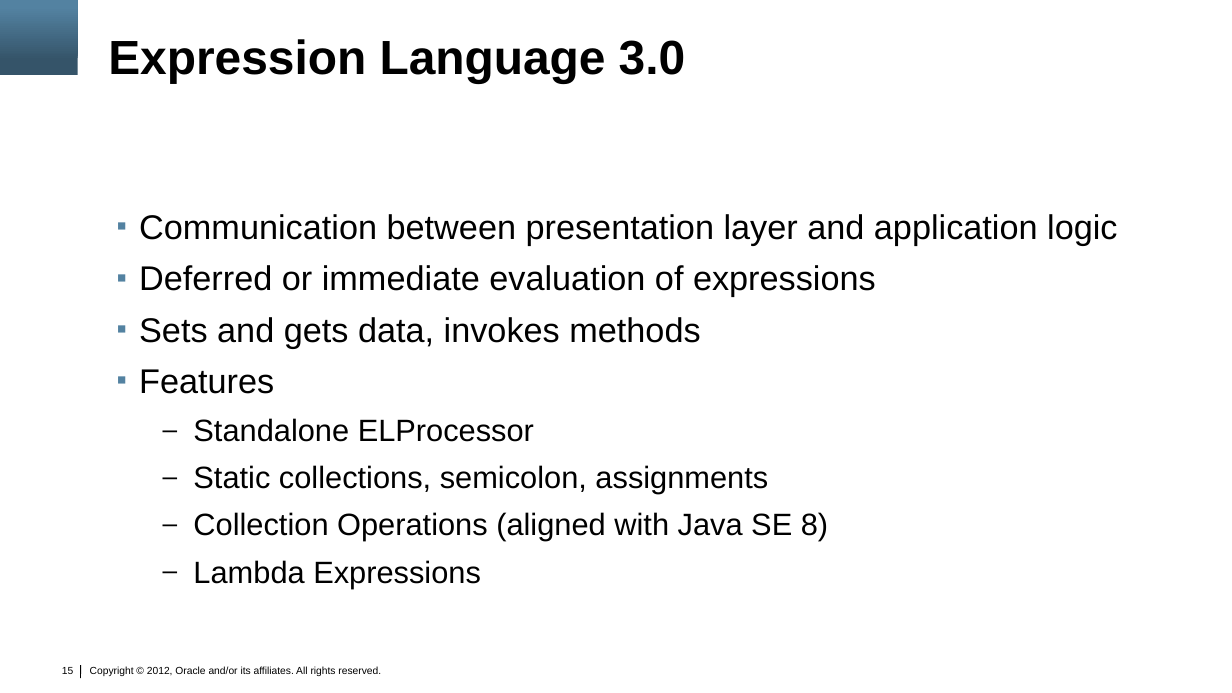
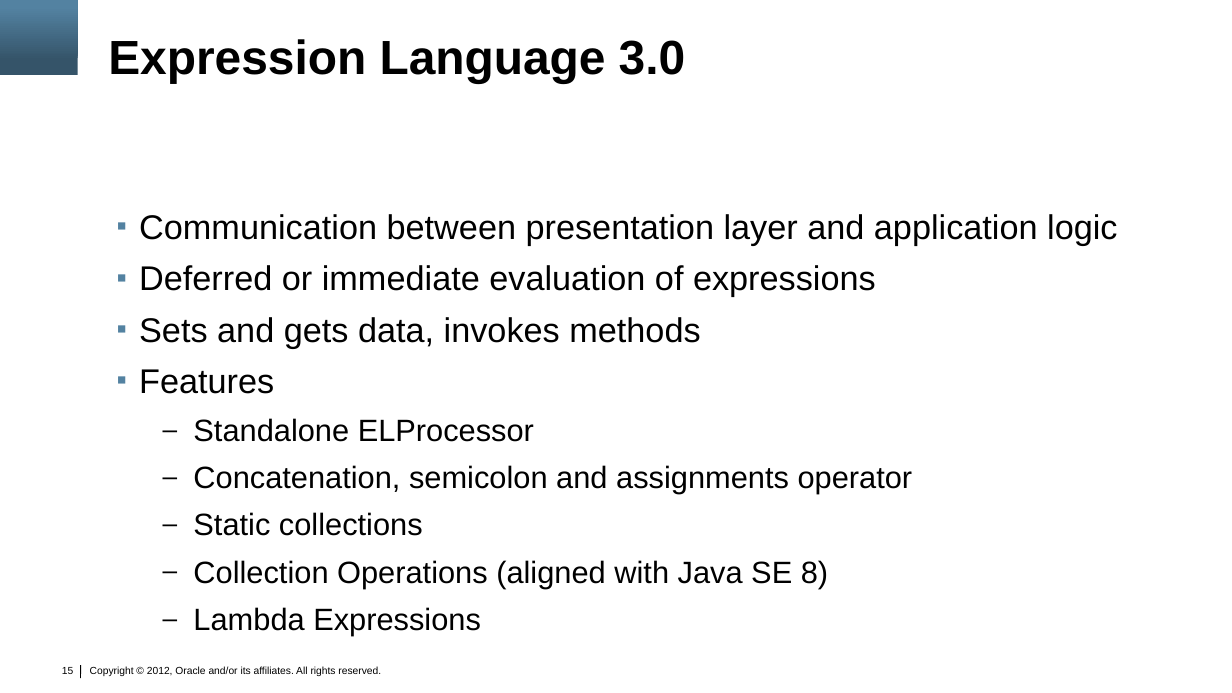
Before and after one commit to marfous/j1demo-pf, a slide deck: slide 15 of con3638.pptx. Drawn at 1232x693 pixels with LibreOffice and Linux fonts; fonts in the diff are those of the drawing; background and template pictures are left out. Boxes give left, top, right and bottom in pixels: in the first picture for what was removed or moved away, otherwise in the second. Text is boxed around its words. In the diff, an @@ line names an element or a change of style, - is before the commit and + after.

```diff
--- a/con3638.pptx
+++ b/con3638.pptx
@@ text at [193, 465, 913, 536]: text changed @@
-  – Static collections, semicolon, assignments
+  – Concatenation, semicolon and assignments operator
+  – Static collections
```
Also in this commit, not shown: 2 other slides changed, 1 other file.
